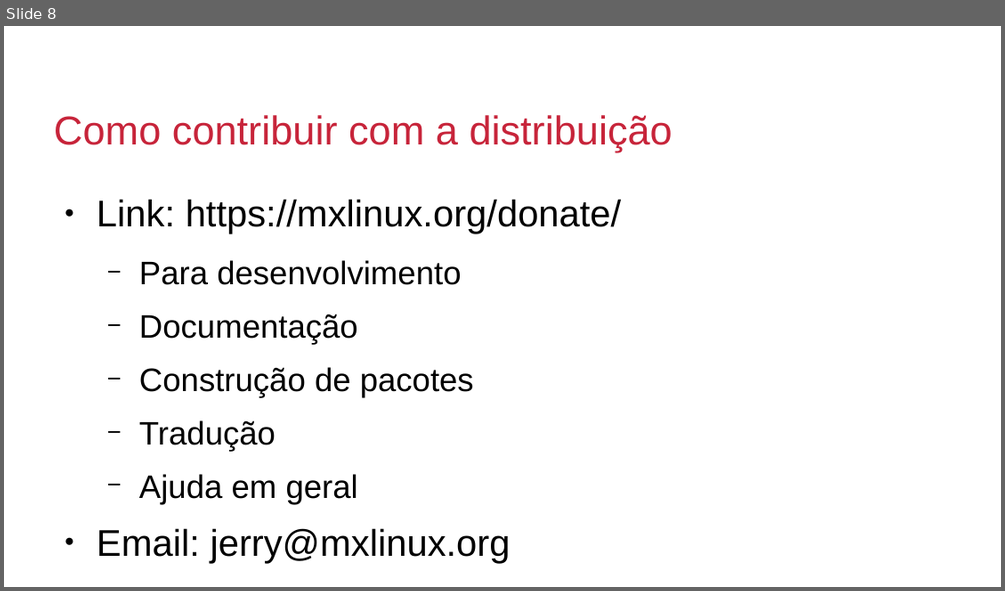
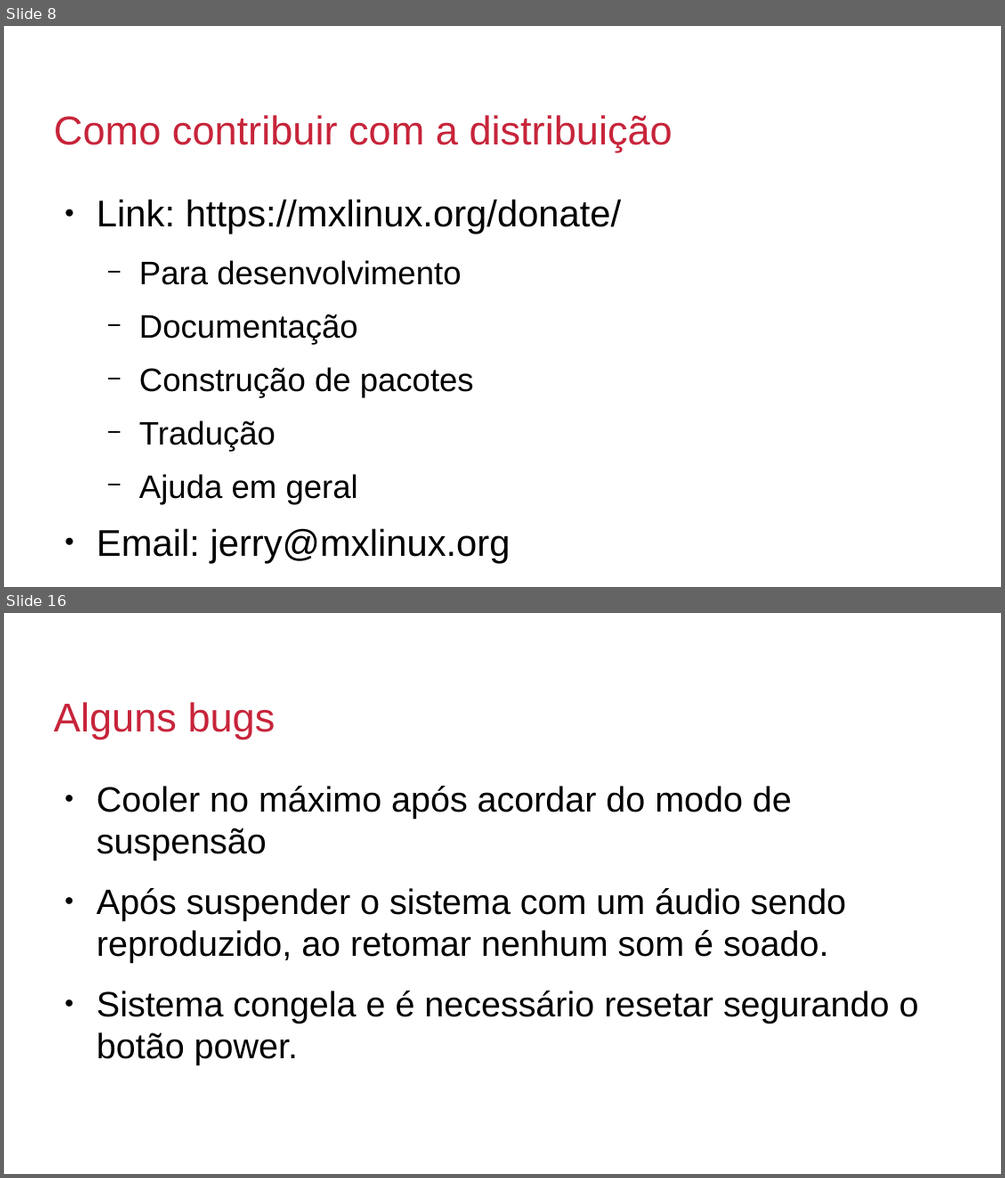
Before and after one commit to millerraycell/MillerRodrigo_Seminario_OS_rr_2019, a slide deck: apresentação.odp. Shown one above the other, each under a label of ours: slide 8 before the commit, slides 8 and 16 after it; the slides between them are not shown. The pictures are 1005x591 and 1005x1178 pixels, drawn with LibreOffice and Linux fonts; fonts in the diff are those of the drawing; background and template pictures are left out. Boxes give left, top, right and bottom in pixels: in the first picture for what was removed or moved away, otherwise in the second. Text is boxed around its words. In the diff, an @@ line names an element or a change of style, - is before the commit and + after.

```diff
--- a/apresentação.odp
+++ b/apresentação.odp
@@ slide 16 added at [4,613,1001,1174], background #FFFFFF; not listed: 3 template elements that a slide beside it also shows @@
@@ title added at [54,702,275,739], 32 pt, text #C7243A @@
+Alguns bugs
@@ text added at [97,786,919,1065], 28 pt, text #000000 @@
+● Cooler no máximo após acordar do modo de suspensão
+● Após suspender o sistema com um áudio sendo reproduzido, ao retomar nenhum som é soado.
+● Sistema congela e é necessário resetar segurando o botão power.
```
Also in this commit, not shown: 2 slides changed, 5 other slides added.
